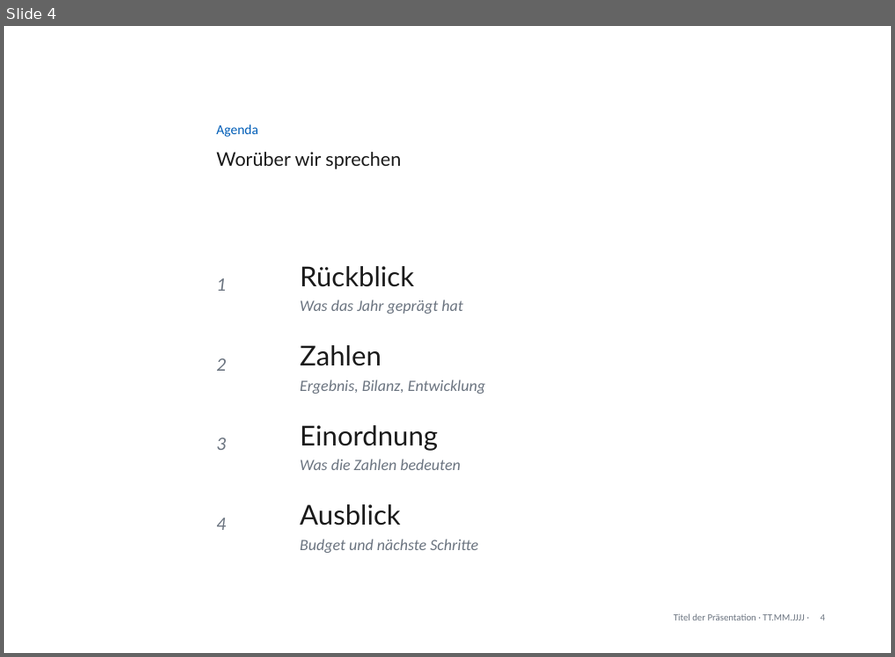
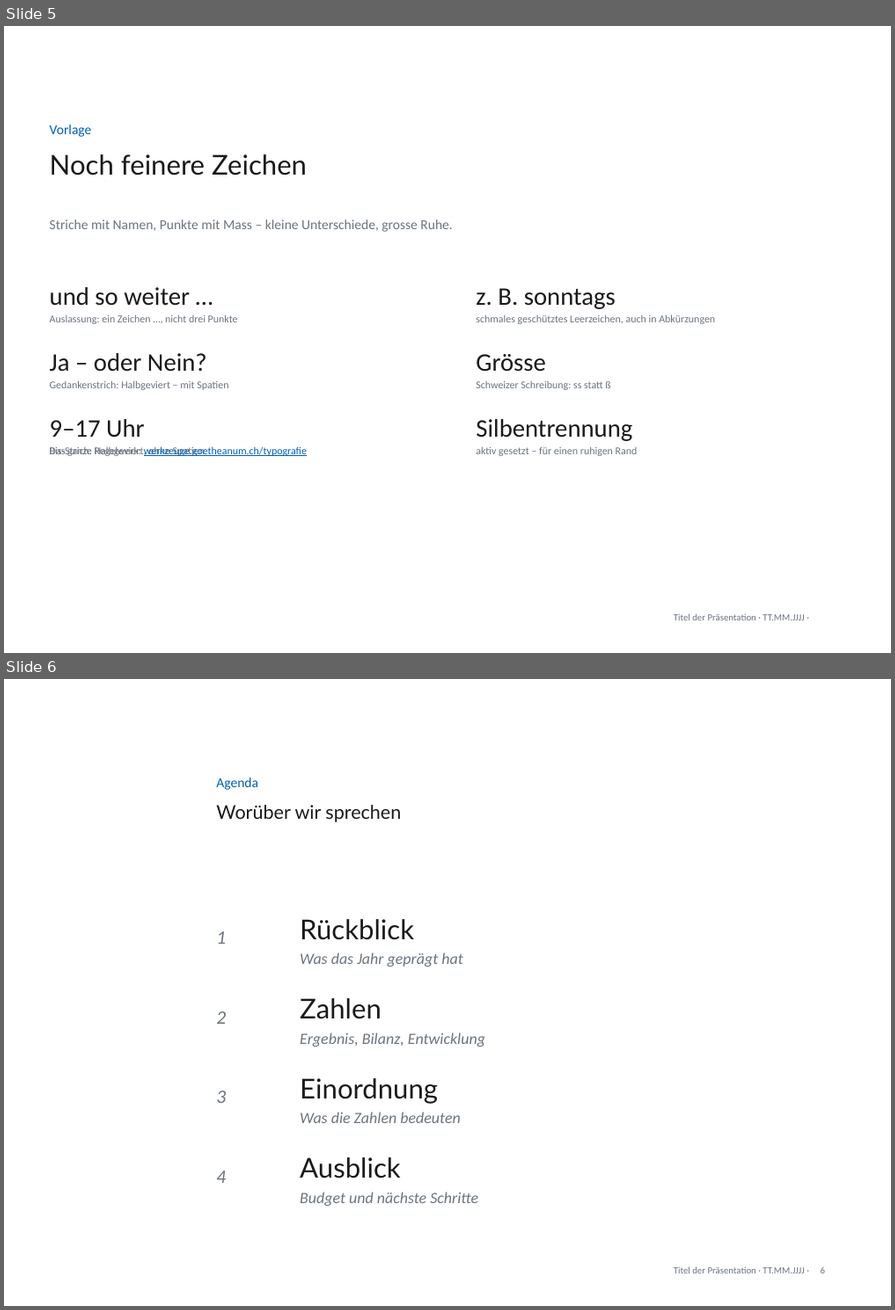
Before and after one commit to phtok/goeloggen, a slide deck: assets/templates/GoetheanumVorlageA4.pptx. Shown one above the other, each under a label of ours: slide 4 before the commit, slides 5 and 6 after it. The pictures are 895x657 and 895x1310 pixels, drawn with LibreOffice and Linux fonts; fonts in the diff are those of the drawing; background and template pictures are left out. Boxes give left, top, right and bottom in pixels: in the first picture for what was removed or moved away, otherwise in the second. Text is boxed around its words. In the diff, an @@ line names an element or a change of style, - is before the commit and + after.

Commit message:
Gütesiegel: die Vorlage lehrt die gemeinsame Sprache (#473)
Die Platzhalterpräsi wird zum Lehrstück: zwei anschauliche Feintypografie-Folien
(‹Die kleinen Zeichen›, ‹Noch feinere Zeichen›), Regeln eingestreut auf bestehende
Folien (Einfachauszeichnung, Lesemass, Minus/Leerzeichen, tabellarische Ziffern,
Korrektur Deutlich statt Laut), ein Gütesiegel-Kästchen (gesichert ↔ Goodwill) und
die frühere Kontrast-/Gold-/Datums-Runde. Tool-Seite: schlankes Panel am Lesemass,
verlinkt aufs Regelwerk. Alle Regeln mit korrektem Zeichensatz (…, –, −, U+202F, ‹›).

```diff
--- a/assets/templates/GoetheanumVorlageA4.pptx
+++ b/assets/templates/GoetheanumVorlageA4.pptx
@@ slide 5 added at [4, 26, 891, 653], background #FFFFFF; not listed: 1 template element that a slide beside it also shows @@
@@ text added at [50, 125, 92, 137], 13 pt, text #005EB8 @@
+Vorlage
@@ text added at [50, 154, 307, 176], 26 pt, text #1A1A1A @@
+Noch feinere Zeichen
@@ text added at [50, 220, 452, 232], 13 pt, text #6B7480 @@
+Striche mit Namen, Punkte mit Mass – kleine Unterschiede, grosse Ruhe.
@@ text added at [50, 287, 238, 456], 10 pt, text #6B7480 @@
+und so weiter …
+Auslassung: ein Zeichen …, nicht drei Punkte
+Ja – oder Nein?
+Gedankenstrich: Halbgeviert – mit Spatien
+9–17 Uhr
+Bis-Strich: Halbgeviert, ohne Spatien
@@ text added at [476, 288, 715, 456], 10 pt, text #6B7480 @@
+z. B. sonntags
+schmales geschütztes Leerzeichen, auch in Abkürzungen
+Grösse
+Schweizer Schreibung: ss statt ß
+Silbentrennung
+aktiv gesetzt – für einen ruhigen Rand
@@ text added at [50, 447, 307, 456], 10 pt, text #005EB8, underline @@
+Das ganze Regelwerk: werkzeuge.goetheanum.ch/typografie
@@ what was slide 4 is now slide 6 @@
```
Also in this commit, not shown: 6 slides changed, 1 other slide added, 2 other files.
